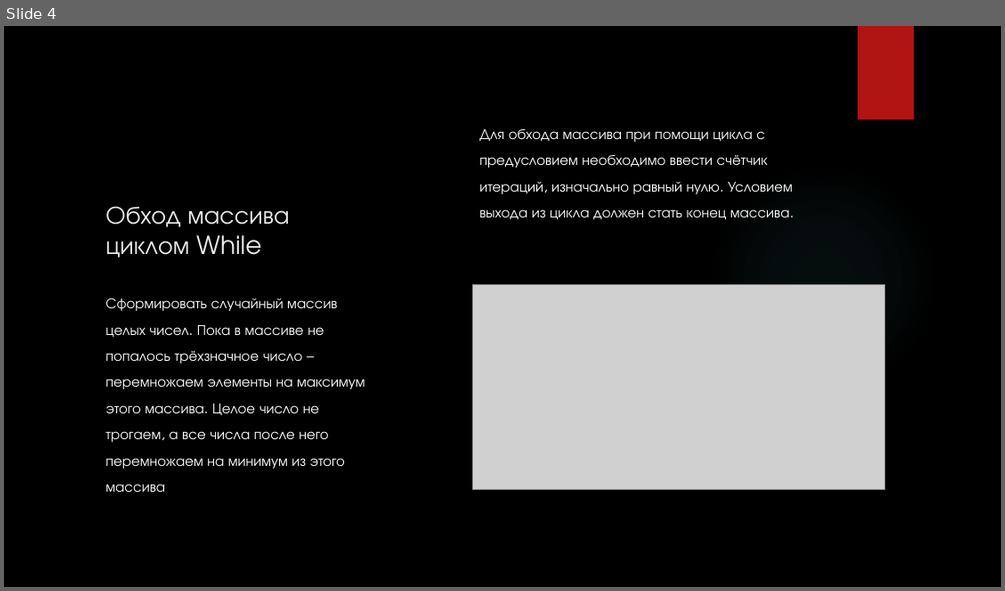
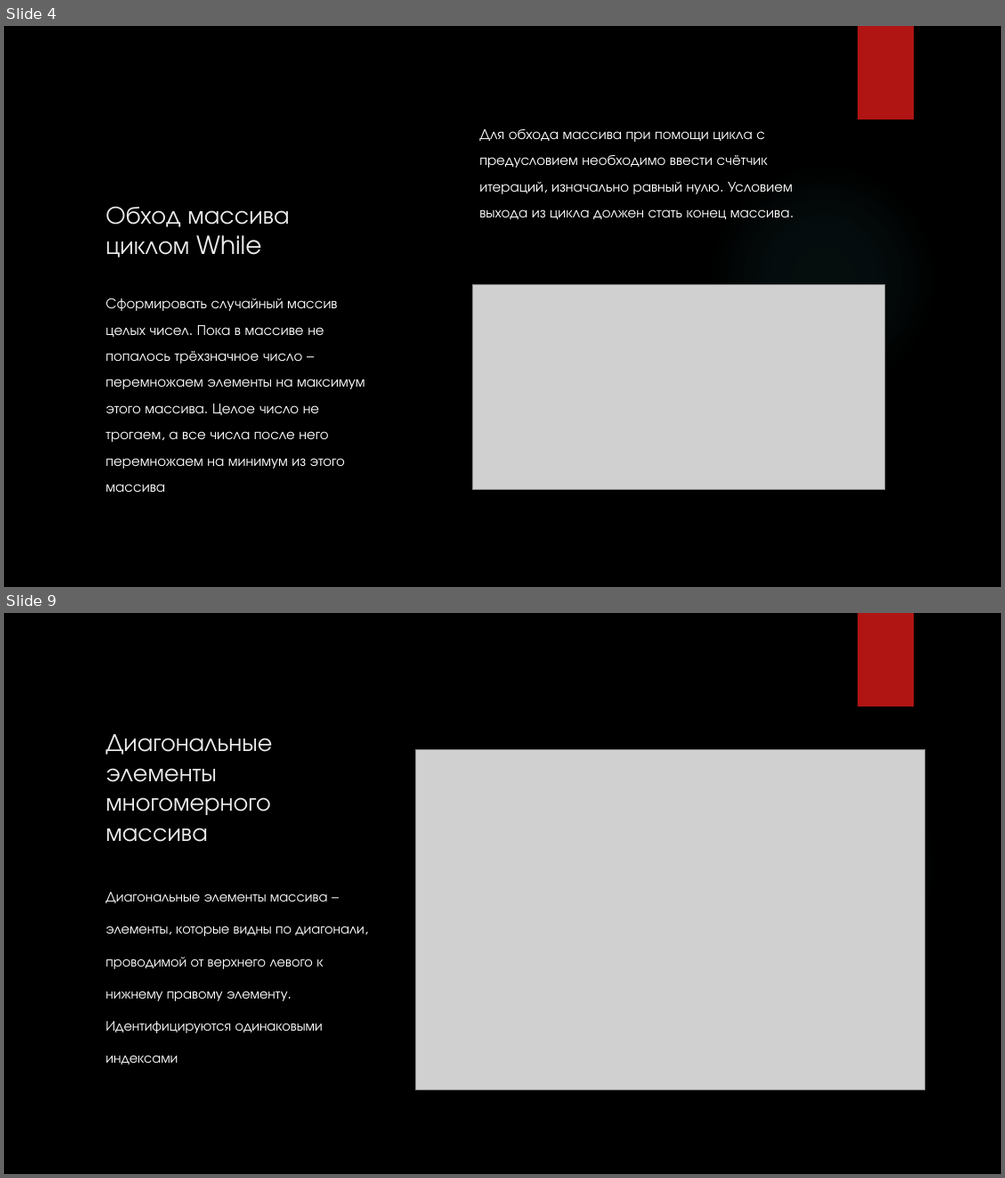
Before and after one commit to Andrew3100/pythonSOSH, a slide deck: массивы.pptx. Shown one above the other, each under a label of ours: slide 4 before the commit, slides 4 and 9 after it; the slides between them are not shown. The pictures are 1005x591 and 1005x1178 pixels, drawn with LibreOffice and Linux fonts; fonts in the diff are those of the drawing; grey boxes stand for pictures; background and template pictures are left out. Boxes give left, top, right and bottom in pixels: in the first picture for what was removed or moved away, otherwise in the second. Text is boxed around its words. In the diff, an @@ line names an element or a change of style, - is before the commit and + after.

```diff
--- a/массивы.pptx
+++ b/массивы.pptx
@@ slide 9 added at (4, 613, 1001, 1174), background picture (left out); not listed: 2 template elements that a slide beside it also shows @@
@@ title added at (105, 734, 272, 842), 24 pt, text #EBEBEB @@
+Диагональные элементы многомерного массива
@@ picture added at (415, 749, 924, 1089) @@
@@ text added at (105, 892, 364, 1064), 13.6 pt, text #FFFFFF @@
+Диагональные элементы массива – элементы, которые видны по диагонали, проводимой от верхнего левого к нижнему правому элементу. Идентифицируются одинаковыми индексами
```
Also in this commit, not shown: 3 slides changed, 4 other slides added, 10 other files.
